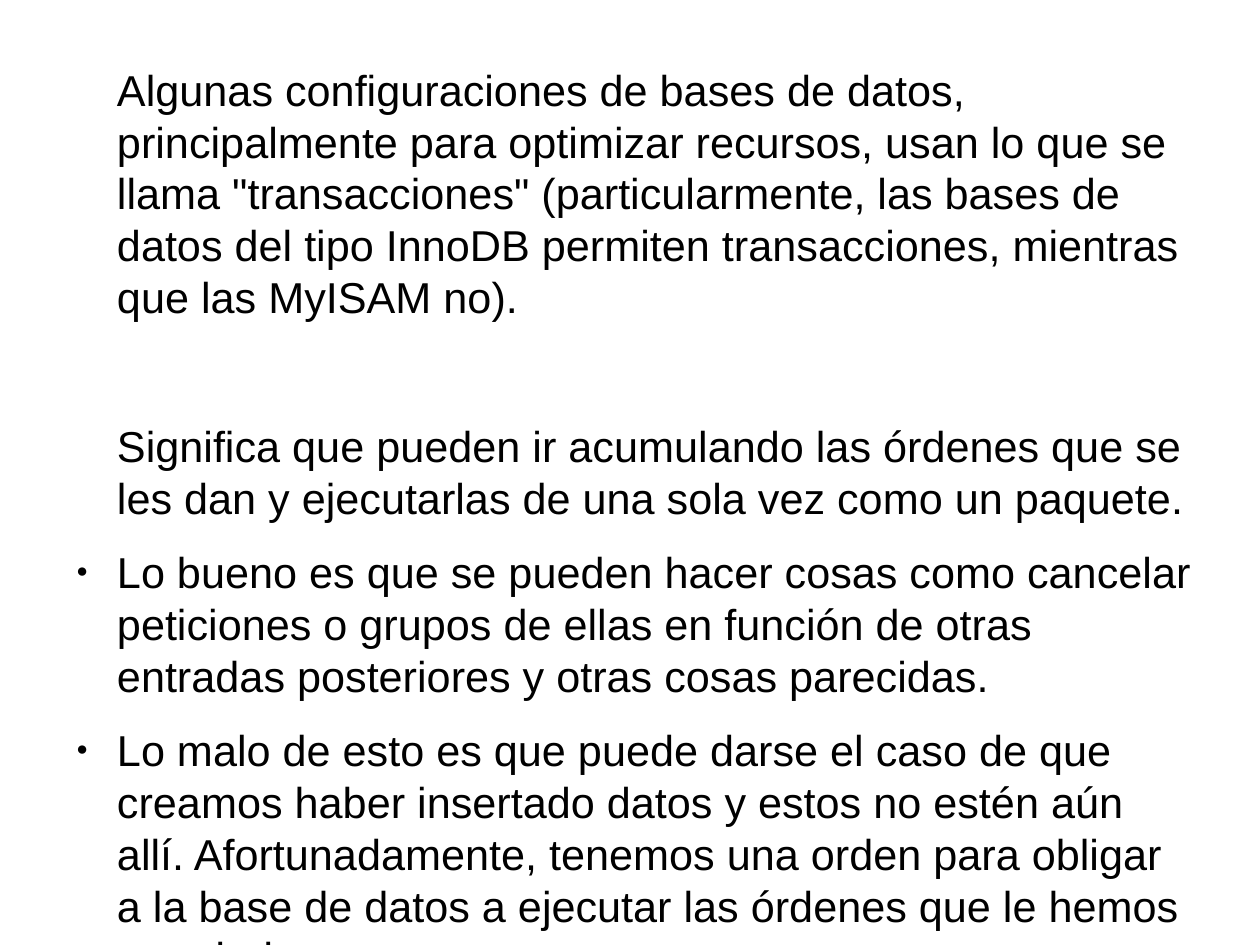
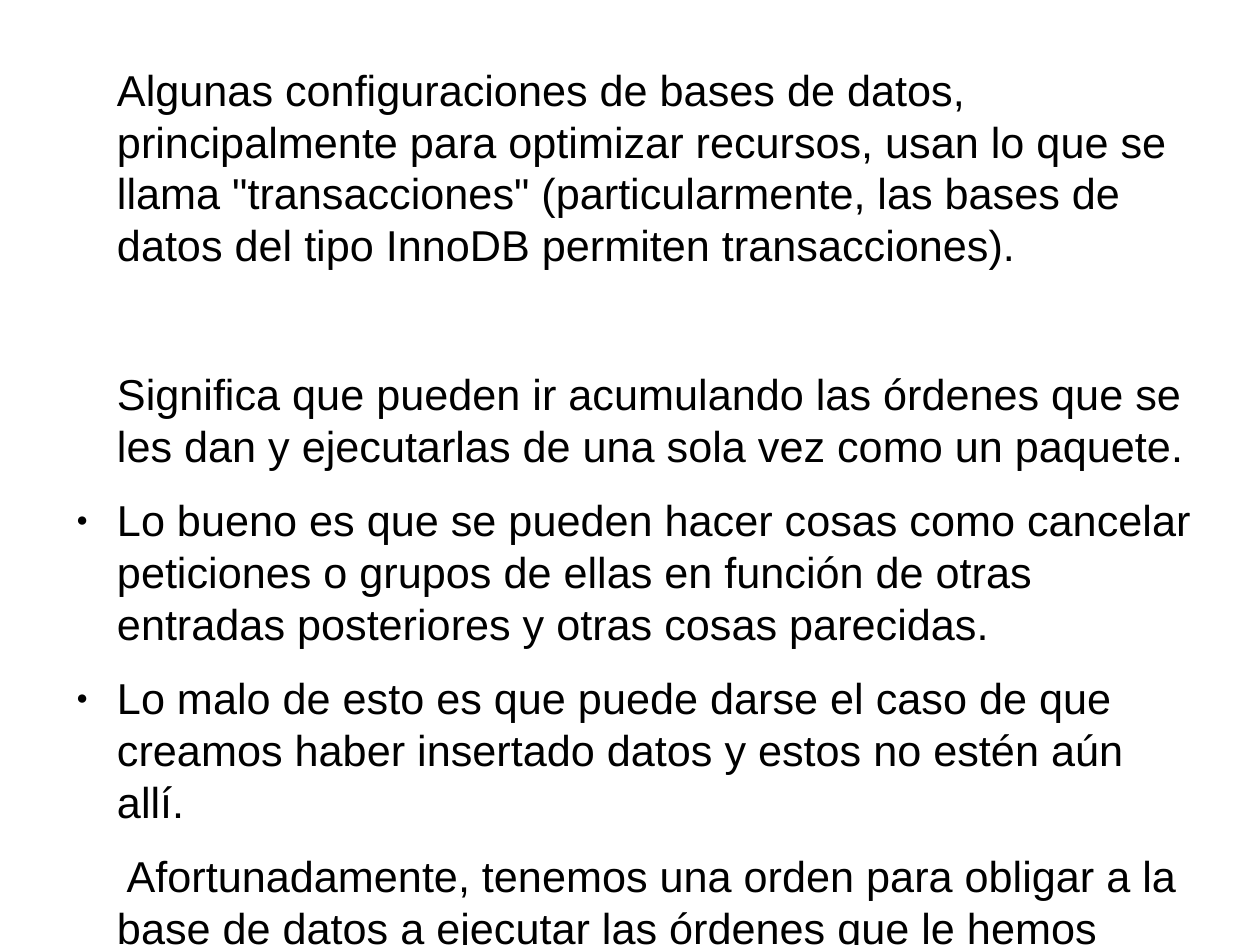
Before and after one commit to javacasm/CursoPythonCompleto, a slide deck: slide 58 of Base_de_Datos/BaseDeDatosPython.odp. Drawn at 1260x945 pixels with LibreOffice and Linux fonts; fonts in the diff are those of the drawing. Boxes give left, top, right and bottom in pixels: in the first picture for what was removed or moved away, otherwise in the second. Text is boxed around its words. In the diff, an @@ line names an element or a change of style, - is before the commit and + after.

Commit message:
Modificando Base Datos

```diff
--- a/Base_de_Datos/BaseDeDatosPython.odp
+++ b/Base_de_Datos/BaseDeDatosPython.odp
@@ text at <box>117,74,1167,270</box>: text changed @@
-Algunas configuraciones de bases de datos, principalmente para optimizar recursos, usan lo que se llama "transacciones" (particularmente, las bases de datos del tipo InnoDB permiten transacciones, mientras que las MyISAM no).
+Algunas configuraciones de bases de datos, principalmente para optimizar recursos, usan lo que se llama "transacciones" (particularmente, las bases de datos del tipo InnoDB permiten transacciones).
@@ text at <box>117,682,1176,945</box>: text changed @@
-● Lo malo de esto es que puede darse el caso de que creamos haber insertado datos y estos no estén aún allí. Afortunadamente, tenemos una orden para obligar a la base de datos a ejecutar las órdenes que le hemos mandado.
+● Lo malo de esto es que puede darse el caso de que creamos haber insertado datos y estos no estén aún allí.
+Afortunadamente, tenemos una orden para obligar a la base de datos a ejecutar las órdenes que le hemos mandado.
```
Also in this commit, not shown: 17 other slides changed, 4 other files.
